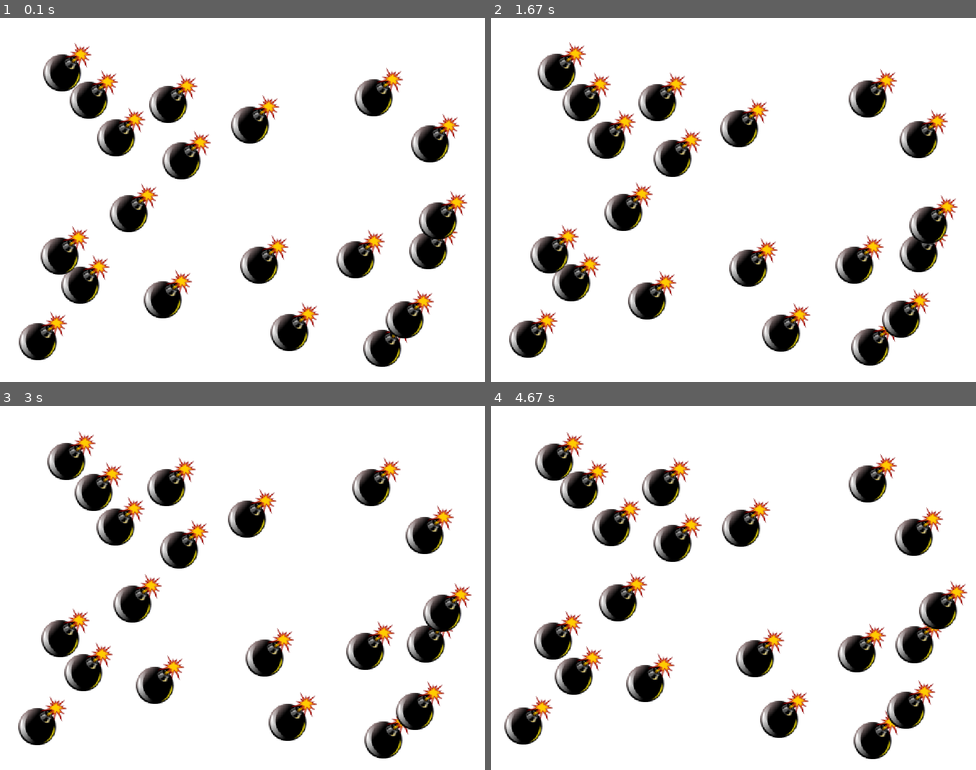
Above: before the commit, frames 1-4 (two rows, left to right).
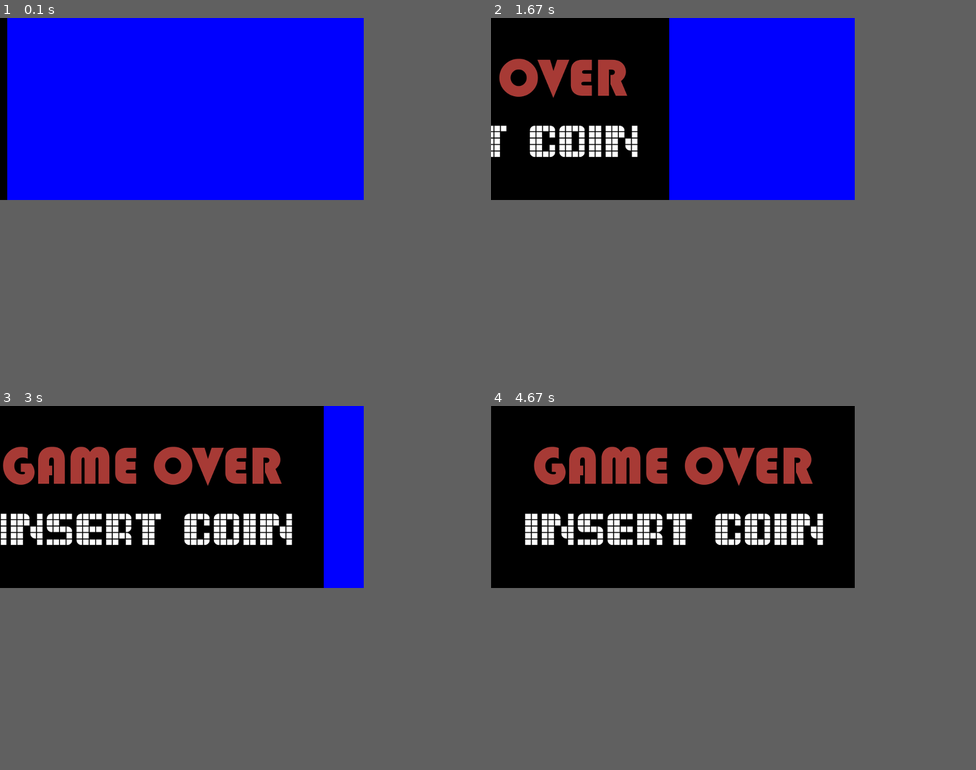
Above: after the commit, the same moments.

Repository: alexander-karpachev/YL
Game: pygame game, started from Pygame/PyGame05-05/main-05-05.py
Two runs of this game, one before a commit and one after it. Both use one fixed random seed, a clock stepped at 60 frames per second and the inputs below.
Inputs:
- Up to frame 1 (0.1 s): no input
- Up to frame 2 (1.67 s): no input
- Up to frame 3 (3 s): no input
- Up to frame 4 (4.67 s): no input
The window is 800x600 before the commit and 600x300 after it. Grey fills any space a smaller window leaves; there, only what the larger window draws over its background counts as a difference.

The runs differ from the first frame. In frame 1, 48% of the frame differs, in the area x 0-97%, y 0-96%; in frame 2, 46%; in frame 3, 45%; in frame 4, 45%.

Commit message:
Добавлена "Game Over"

Diff:
--- a/Pygame/PyGame05-04/main-05-04.py
+++ b/Pygame/PyGame05-05/main-05-05.py
@@ -3,8 +3,9 @@
 import pygame, os, sys
 
 
-WINDOW_SIZE = WINDOW_WIDTH, WINDOW_HEIGHT = 800, 600
+WINDOW_SIZE = WINDOW_WIDTH, WINDOW_HEIGHT = 600, 300
 DATA_DIR = 'data'
+FPS = 60
 
 pygame.init()
 screen = pygame.display.set_mode(WINDOW_SIZE)
@@ -27,36 +28,36 @@
     return image
 
 
-class Bomb(pygame.sprite.Sprite):
-    image = load_image("bomb.png")
-    image_boom = load_image("boom.png")
-    w = h = 80
+class GameOver(pygame.sprite.Sprite):
+    image = load_image("gameover.png")
 
     def __init__(self, group):
         # НЕОБХОДИМО вызвать конструктор родительского класса Sprite.
         # Это очень важно !!!
         super().__init__(group)
-        self.image = pygame.transform.scale(Bomb.image, (Bomb.w, Bomb.h))
-        self.image_boom = pygame.transform.scale(Bomb.image_boom, (Bomb.w, Bomb.h))
         self.rect = self.image.get_rect()
-        self.rect.x = random.randrange(WINDOW_WIDTH-Bomb.w)
-        self.rect.y = random.randrange(WINDOW_HEIGHT-Bomb.h)
+        self.rect.x = -self.rect.width
+        self.rect.y = 0
+        self.speed = 200
+        self.moving = True
 
-    def update(self, *args):
-        self.rect = self.rect.move(random.randrange(3) - 1,
-                                   random.randrange(3) - 1)
-        if args and args[0].type == pygame.MOUSEBUTTONDOWN and \
-                self.rect.collidepoint(args[0].pos):
-            self.image = self.image_boom
+    def update(self, e):
+        if self.moving:
+            s = int(self.speed * e)
+            if self.rect.x < 0:
+                self.rect.move_ip([s, 0])
+            else:
+                self.rect.x = 0
+                self.moving = False
 
 
 def main():
-    bg = pygame.Color('white')
+
+    bg = pygame.Color('blue')
     clock = pygame.time.Clock()
 
     all_sprites = pygame.sprite.Group()
-    for _ in range(20):
-        Bomb(all_sprites)
+    gameover = GameOver(all_sprites)
 
     running = True
     while running:
@@ -72,9 +73,10 @@
 
         screen.fill(bg)
         all_sprites.draw(screen)
-        all_sprites.update()
+        e = float(clock.tick(FPS) / 1000.0)
+        all_sprites.update(e)
         pygame.display.flip()
-        clock.tick(30)
+
     pygame.display.quit()
 
 
Binary file added: Pygame/PyGame05-05/data/gameover.png
